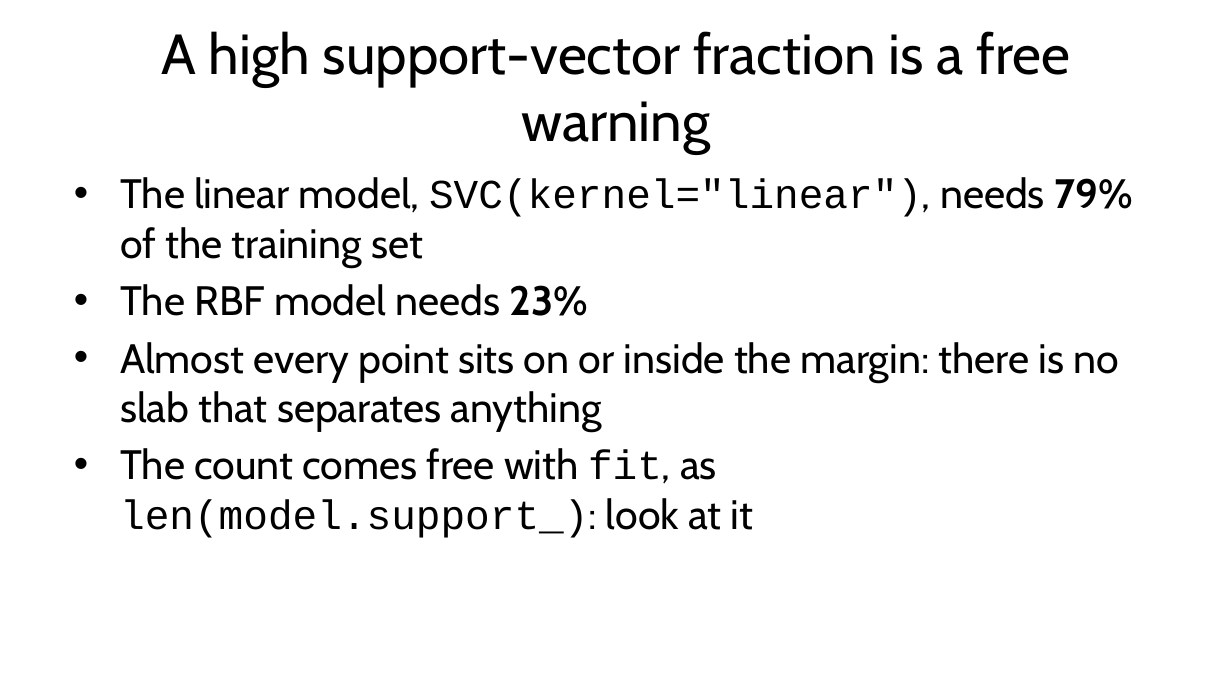
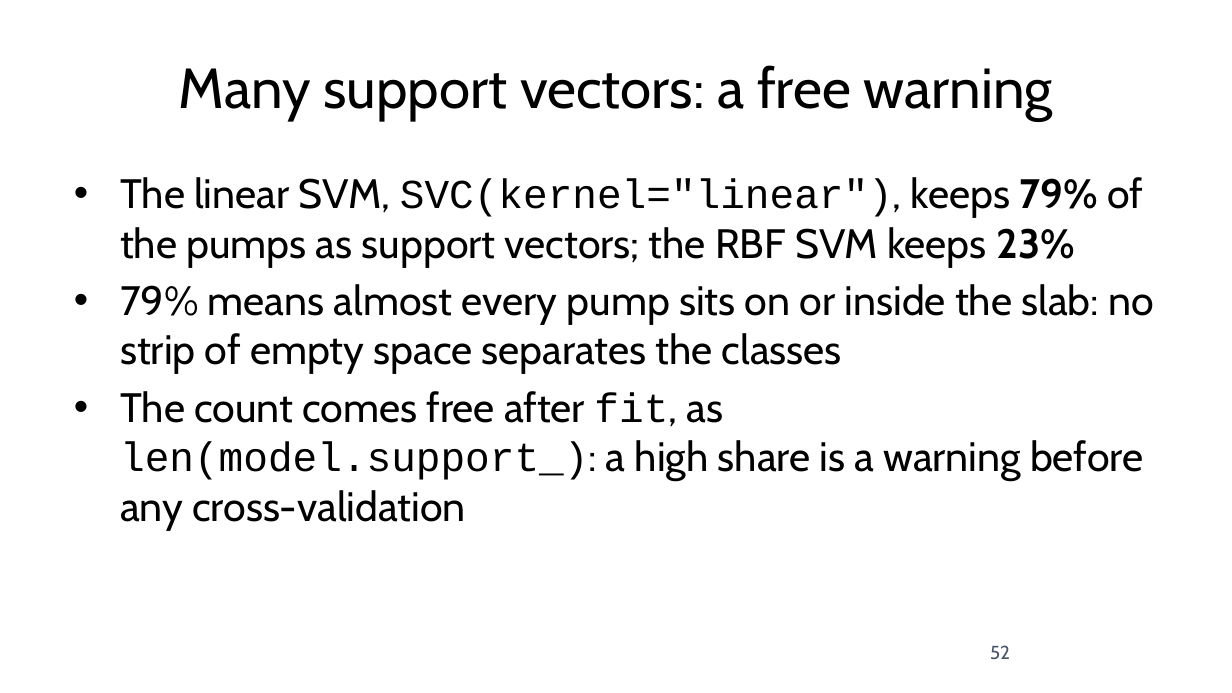
Before and after one commit to fabioantonini/technologies-for-artificial-intelligence, a slide deck: slide 52 of Lessons/06_knn_naive_bayes_svm/Slides/knn_naive_bayes_svm_slides.pptx. Drawn at 1232x693 pixels with LibreOffice and Linux fonts; fonts in the diff are those of the drawing; background and template pictures are left out. Boxes give left, top, right and bottom in pixels: in the first picture for what was removed or moved away, otherwise in the second. Text is boxed around its words. In the diff, an @@ line names an element or a change of style, - is before the commit and + after.

```diff
--- a/Lessons/06_knn_naive_bayes_svm/Slides/knn_naive_bayes_svm_slides.pptx
+++ b/Lessons/06_knn_naive_bayes_svm/Slides/knn_naive_bayes_svm_slides.pptx
@@ title at (179, 65, 1053, 121): text changed @@
-A high support-vector fraction is a free warning
+Many support vectors: a free warning
@@ text at (120, 177, 1154, 530): text changed @@
-• The linear model, SVC(kernel="linear"), needs 79% of the training set
-• The RBF model needs 23%
-• Almost every point sits on or inside the margin: there is no slab that separates anything
-• The count comes free with fit, as len(model.support_): look at it
+• The linear SVM, SVC(kernel="linear"), keeps 79% of the pumps as support vectors; the RBF SVM keeps 23%
+• 79% means almost every pump sits on or inside the slab: no strip of empty space separates the classes
+• The count comes free after fit, as len(model.support_): a high share is a warning before any cross-validation
@@ page number added at (990, 645, 1010, 659), 11 pt, text #4A5568 @@
+52
```
Also in this commit, not shown: 61 other slides changed, 6 slides added, 6 slides removed, 14 other files.
